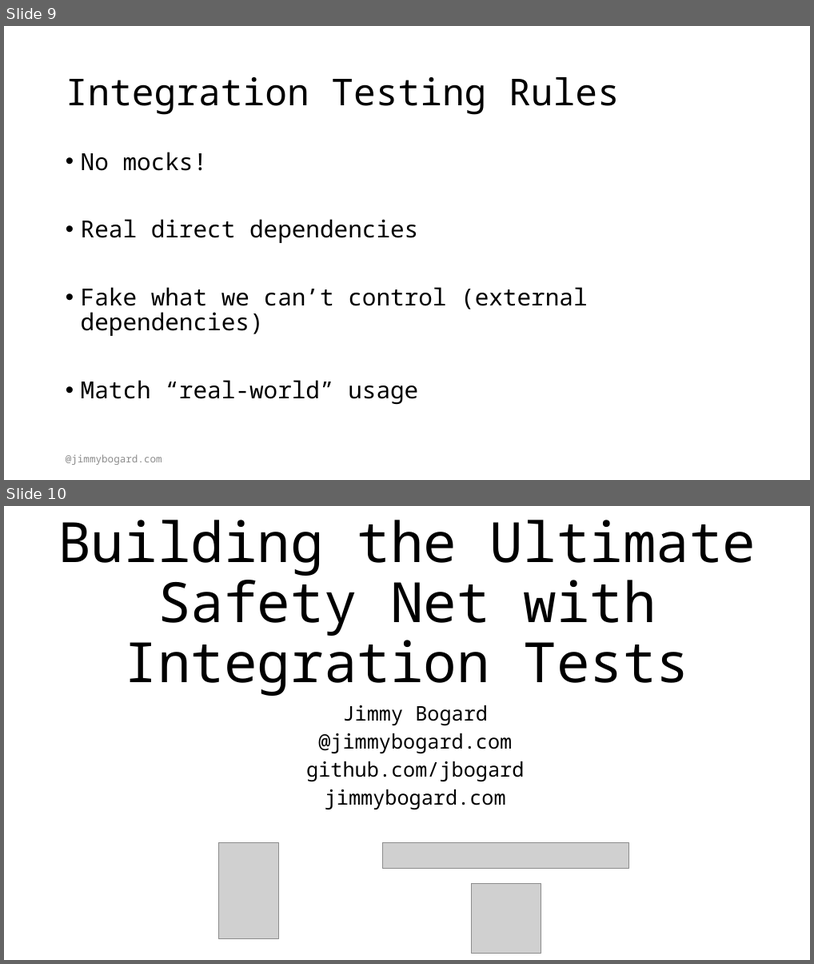
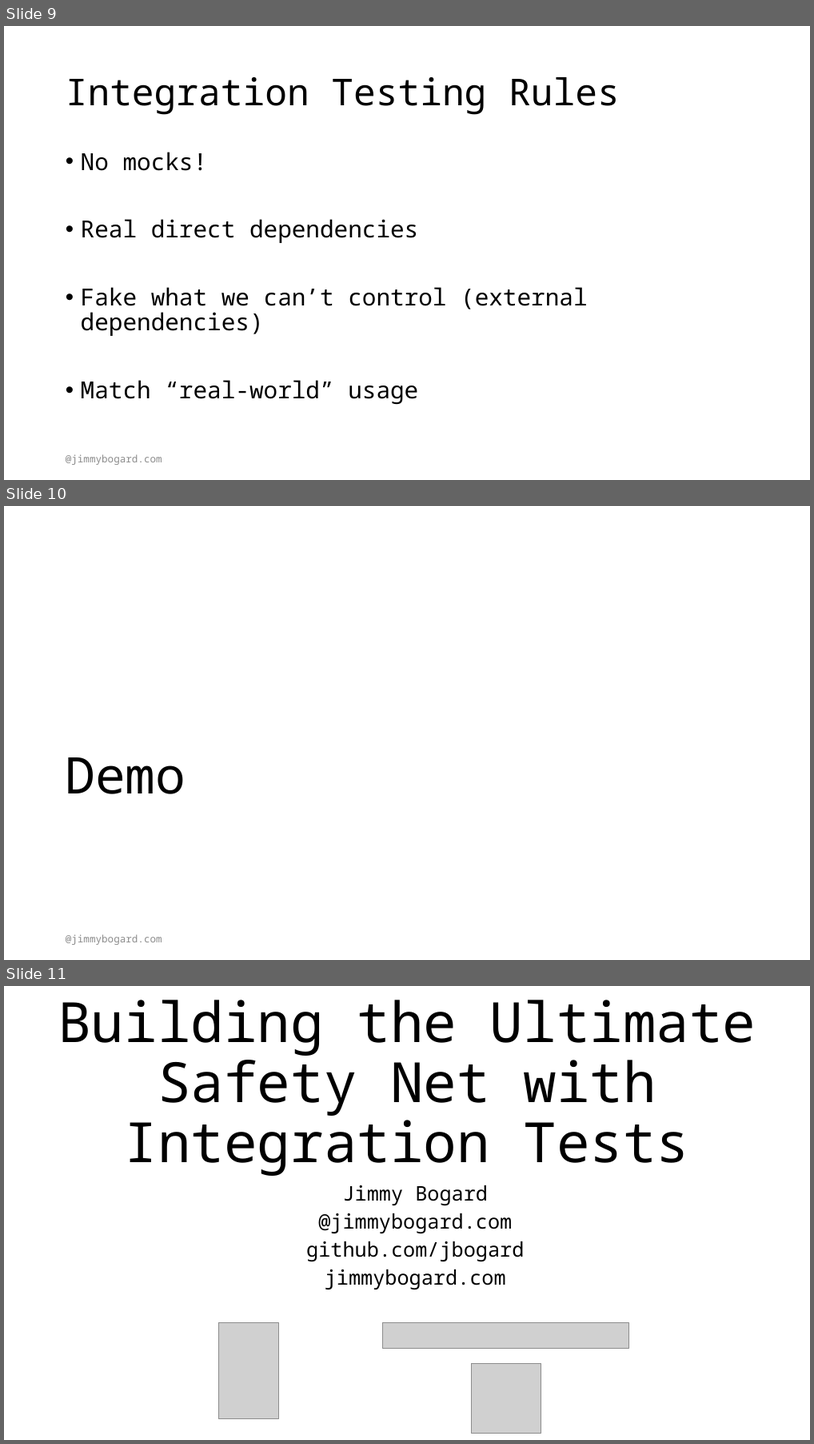
Before and after one commit to jbogard/presentations, a slide deck: BuildingTheUltimateSafetyNetWithIntegrationTests/BuildingTheUltimateSafetyNetWithIntegrationTests.pptx. Shown one above the other, each under a label of ours: slides 9 and 10 before the commit, slides 9, 10 and 11 after it. The pictures are 814x964 and 814x1444 pixels, drawn with LibreOffice and Linux fonts; fonts in the diff are those of the drawing; grey boxes stand for pictures. Boxes give left, top, right and bottom in pixels: in the first picture for what was removed or moved away, otherwise in the second. Text is boxed around its words. In the diff, an @@ line names an element or a change of style, - is before the commit and + after.

```diff
--- a/BuildingTheUltimateSafetyNetWithIntegrationTests/BuildingTheUltimateSafetyNetWithIntegrationTests.pptx
+++ b/BuildingTheUltimateSafetyNetWithIntegrationTests/BuildingTheUltimateSafetyNetWithIntegrationTests.pptx
@@ slide 10 added at [4,506,810,960], background #FFFFFF @@
@@ title added at [65,757,186,794], 60 pt, text #000000 @@
+Demo
@@ text added at [66,934,162,944], 12 pt, text #8C8C8C @@
+@jimmybogard.com
@@ what was slide 10 is now slide 11 @@
```
Also in this commit, not shown: 41 other files.
